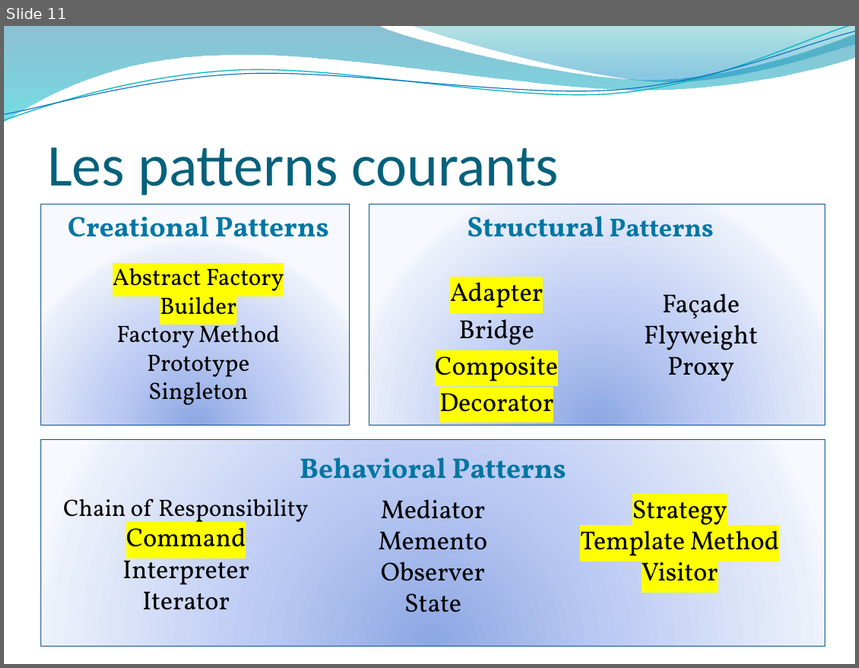
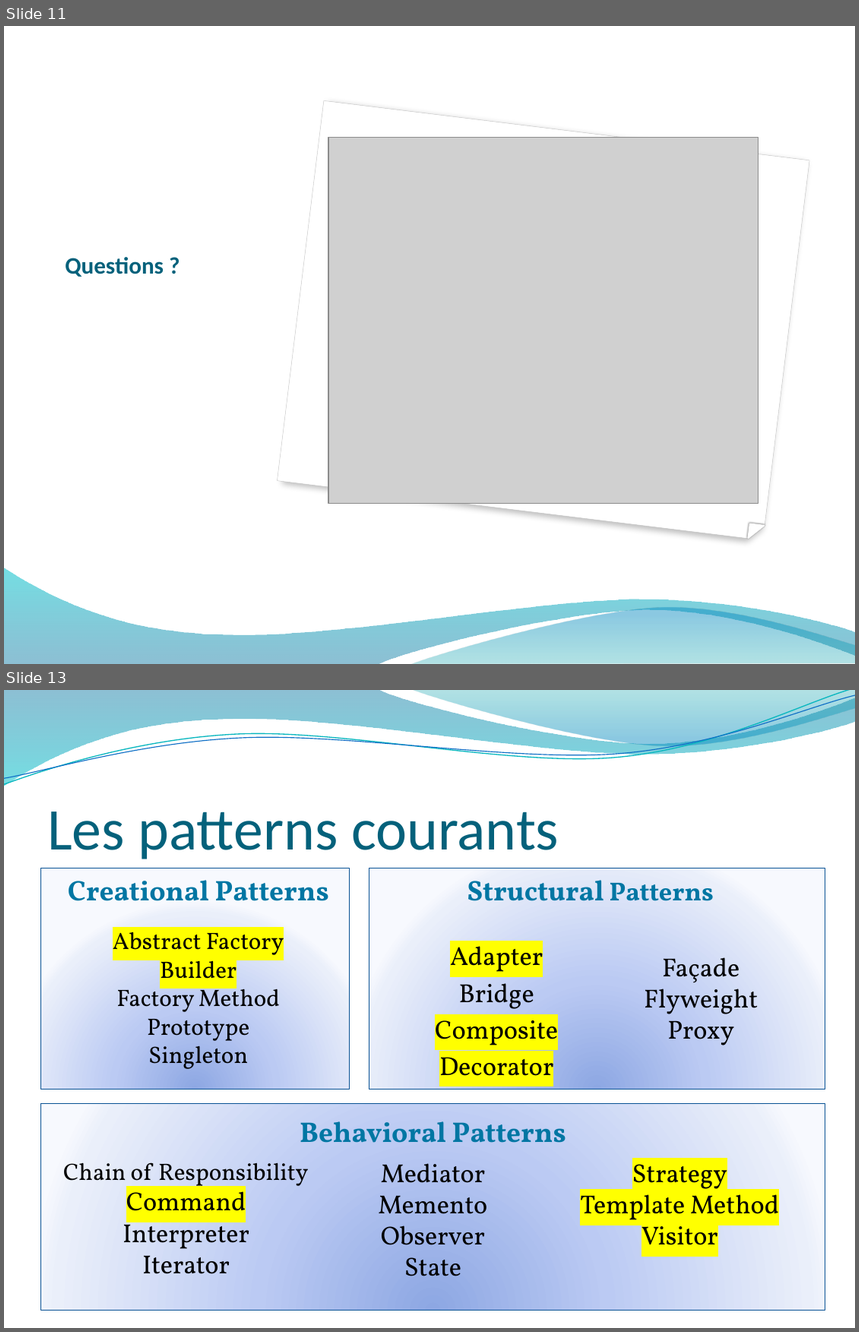
Before and after one commit to Eregrith/Prez, a slide deck: Design patterns.pptx. Shown one above the other, each under a label of ours: slide 11 before the commit, slides 11 and 13 after it; the slides between them are not shown. The pictures are 859x668 and 859x1332 pixels, drawn with LibreOffice and Linux fonts; fonts in the diff are those of the drawing; grey boxes stand for pictures; background and template pictures are left out. Boxes give left, top, right and bottom in pixels: in the first picture for what was removed or moved away, otherwise in the second. Text is boxed around its words. In the diff, an @@ line names an element or a change of style, - is before the commit and + after.

Commit message:
Update du powerpoint avec deux slides Questions + Partie technique

```diff
--- a/Design patterns.pptx
+++ b/Design patterns.pptx
@@ slide 11 added at box(4, 26, 855, 664), background picture (left out) @@
@@ snip round rect added at box(277, 100, 810, 541), fill #FFFFFF, outline #C0C0C0 0.25 pt @@
@@ picture added at box(329, 138, 758, 503) @@
@@ title added at box(65, 257, 164, 277), 20 pt, text #04617B, bold @@
+Questions ?
@@ right triangle added at box(748, 524, 764, 540), fill #FFFFFF, outline #FFFFFF 1 pt @@
@@ freeform shape added at box(4, 567, 855, 664), fill gradient #0074A1 to #00C6CF @@
@@ freeform shape added at box(411, 605, 855, 664), fill gradient #00A1A9 to #008BBF @@
@@ what was slide 11 is now slide 13 @@
```
Also in this commit, not shown: 1 other slide added.
